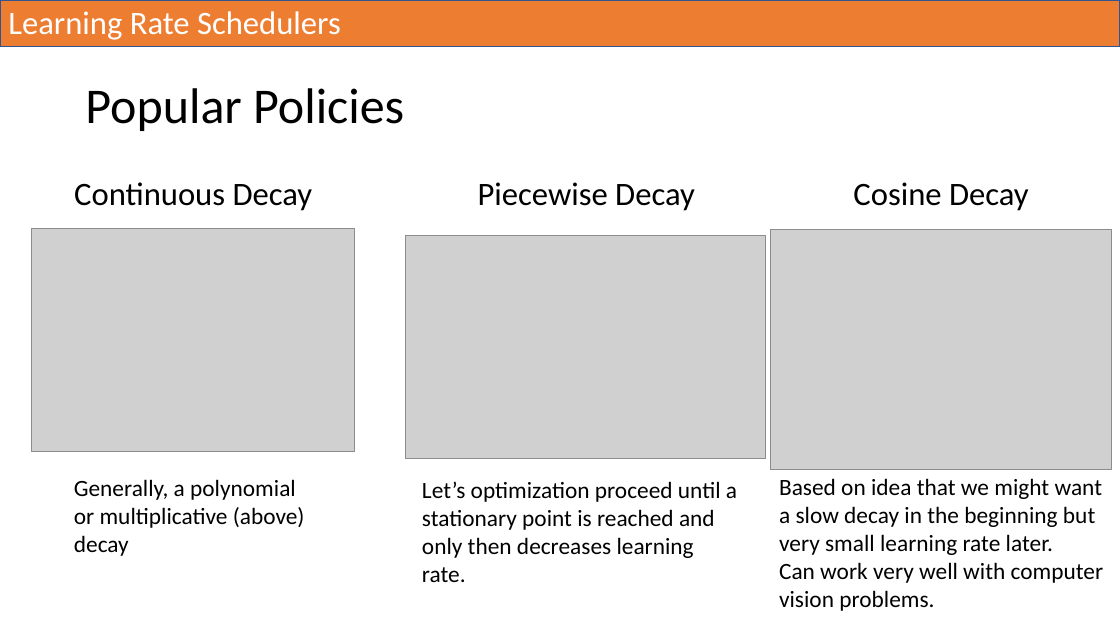
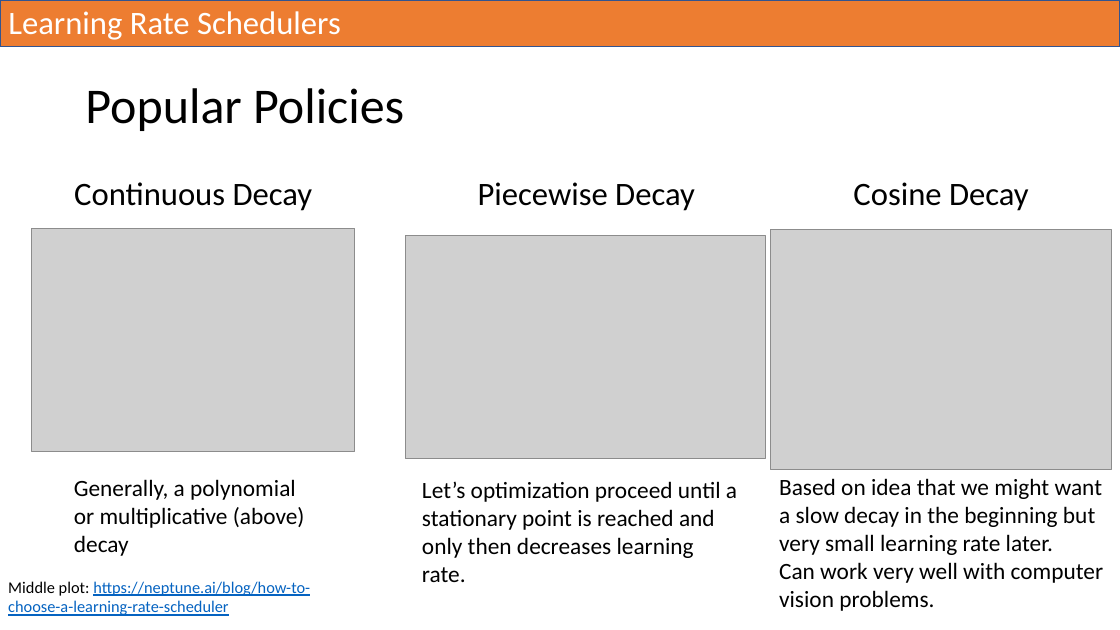
Before and after one commit to UA-ASTR502-2022/astr502, a slide deck: slide 16 of slides/Optimization_7.5_11.11.pptx. Drawn at 1120x630 pixels with LibreOffice and Linux fonts; fonts in the diff are those of the drawing; grey boxes stand for pictures; background and template pictures are left out. Boxes give left, top, right and bottom in pixels: in the first picture for what was removed or moved away, otherwise in the second. Text is boxed around its words. In the diff, an @@ line names an element or a change of style, - is before the commit and + after.

```diff
--- a/slides/Optimization_7.5_11.11.pptx
+++ b/slides/Optimization_7.5_11.11.pptx
@@ text added at bbox=[8, 581, 310, 616], 14 pt, text #0563C1, underline @@
+Middle plot: https://neptune.ai/blog/how-to-choose-a-learning-rate-scheduler
```
Also in this commit, not shown: 9 other slides changed.
